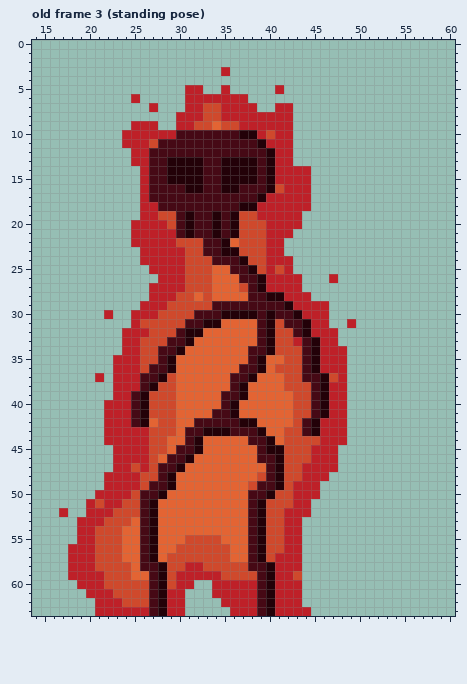
One commit to this pixel-art file: spriteAseprite/persoPrincipal.aseprite. The picture above was drawn from the file before the commit.
64x64 pixels, 25 frames. Shown: old frame 3 (standing pose): x 14..60, y 0..63. The commit also changed other frames, which this record leaves out.
The same view after the edit:
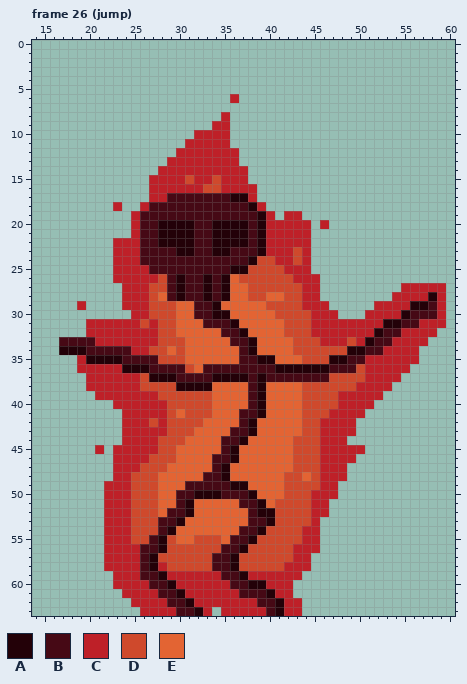
Palette (. is transparent): A #230108  B #460915  C #be2028  D #cf492c  E #e36433
A new or re-ordered frame is compared with the old frame closest to it.
From old to new:
frames 25 -> 38
--- frame 26 (jump) is new; against old frame 3 (standing pose), layers "silhouette", "Layer 1"
@@ x 14..60 @@
  2 ...............................................
- 3 .....................C.........................
+ 3 ...............................................
  4 ...............................................
- 5 .................CC..C.....C...................
- 6 ...........C.....CCCCCCC.......................
- 7 .............C...CCDDCCCC..CC..................
- 8 ................CCCDDCCCCCCCC..................
- 9 ...........CCC..CCDDEDDCCCCCC..................
-10 ..........CCCCCCBBBBBBBAACDCC..................
-11 ..........CCCDBBBBBBBBBBBACCC..................
-12 ...........CCBBBBBBBBBBBBBACC..................
-13 ...........CCBBAAAABBAAAABACC..................
-14 ............CBBAAAABBAAAABACCCC................
-15 ............CBBAAAABBAAAABACCCC................
-16 ............CBBBBAABBAABBBADCCC................
-17 ............CBBBBBBBBBBBBACCCCC................
-18 ............CCBBBBBBBBBAACCCCCC................
-19 ............CCDDBABBABADDCCCCC.................
-20 ...........CCCCDBABBABADDDCCCC.................
-21 ...........CCCCCBABBABADDDCCC..................
-22 ...........CCCCCDDDBBAEDDDCC...................
-23 ............CCCCCDDBBAADDDCC...................
-24 ............CCCCCDDDBBBADDCCC..................
-25 .............CCCCDDDEEBBADCDC..................
-26 ..............CCCDDDEEEBBACCCC...C.............
-27 .............CCCCDDDEEEDBACCCC.................
-28 .............CCCDDEDEEEEBBAACCC................
-29 ............CCCDDDDDBBBBBBBBACCCC..............
-30 ........C..CCCDDDDBBBAAAABABBACCC..............
-31 ...........CDDDDDBBAAEEEEBADBBACC..C...........
-32 ..........CCCDDDBAAEEEEEEBADDBACCC.............
-33 ..........CCDDDBBAEEEEEEEBADDCBACC.............
-34 ..........CCDDBBAEEEEEEEBBADDDBACCC............
-35 .........CCCDDBAEEEEEEEEBAEEDDBACCC............
-36 .........CCCDBBAEEEEEEEBBAEDDDBACCC............
-37 .......C.CCCBBADEEEEEEBBAEEEDDBBADC............
-38 .........CCCBADDEEEEEEBAEEEEDDDBACC............
-39 .........CCBADDDEEEEEBBAEEEEEDDBACC............
-40 ........CCCBADDDEEEEEBAEEEEEEDDBACC............
-41 ........CCCBADDDEEEEBBAEEEEEEDDBACC............
-42 ........CCCBAEDDEEBBBBBAAEEEEDBACCC............
-43 ........CCCCCDDDEBBAAABBBAEEDDBACCC............
-44 ........CCCCCDDEEBAEEEEEBBAEDDDDCCC............
-45 .........CCCCDDEBBAEEEEEEBAADDDCCC.............
-46 .........CCCCDEBBAEEEEEEEBBADDDCCC.............
-47 .........CCDCDBBAEEEEEEEEEBADDCCCC.............
-48 ........CCCCDDBAEEEEEEEEEDBADDCCC..............
-49 ........CCCCDBBAEEEEEEEEDBBADCCC...............
-50 .......CCCCDBBAEEEEEEEEEBBADDCCC...............
-51 ......CDCCDDBAEEEEEEEEEEBADDDCC................
-52 ...C..CCCDDDBAEEEEEEEEEEBADDCCC................
-53 .....CCCDDDEBAEEEEEEEEEEBADDCC.................
-54 .....CCDDDEEBAEEEEEEEEEEBADDCC.................
-55 .....CCDDDEEBAEEEDDDDEEEBADDCC.................
-56 ....CCCDDDEEBAEEDDDDDDEEBADDCC.................
-57 ....CCCDDDEEBAEDDDDDDDEEBADCCC.................
-58 ....CCCDDDDEBBADDCCDDDDDBBACCC.................
-59 ....CCCCDDDEEBADCCCCCDDDDBACCD.................
-60 .....CCCDDDDDBADCC..CCCCCBACCC.................
-61 ......CCCDDDDBACC...CCCCCBACCC.................
-62 .......CCCDDDBACC....CCCCBACCC.................
-63 .......CCCCCCBACC.....CCCBACCCC................
+ 5 ...............................................
+ 6 ......................C........................
+ 7 ...............................................
+ 8 .....................C.........................
+ 9 ....................CC.........................
+10 ..................CCCC.........................
+11 .................CCCCC.........................
+12 ................CCCCCCC........................
+13 ...............CCCCCCCC........................
+14 ..............CCCCCCCCCC.......................
+15 .............CCCCDCCDCCC.......................
+16 .............CCCCCCDDCCCC......................
+17 .............CCBBBBBBBAAC......................
+18 .........C..CBBBBBBBBBBBAC.....................
+19 ...........CBBBBBBBBBBBBBAC.CC.................
+20 ...........CBBAAAABBAAAABACCCCC.C..............
+21 ...........CBBAAAABBAAAABACCCCC................
+22 .........CCCBBAAAABBAAAABACCCCC................
+23 .........CCCBBBBAABBAABBBACCCDC................
+24 .........CCCBBBBBBBBBBBBADDCCDC................
+25 .........CCCCBBBBBBBBBAADDDDCCC................
+26 .........CCCCCDBABBABAEDDDDDDCCC...............
+27 ..........CCCDDBABBABAEEDDDDDDCC.........CCCCC.
+28 ..........CCCDEBABBABAEEDDEEDDCC........CCCCAC.
+29 .....C....CCCDDDEEBBAEEEEEDDDDCCC.....CCCCAABC.
+30 ...........CCDDDEEBBAAEEEEEDDDDCCC...CCCCABBBC.
+31 ......CCCCCCDCDDEEEBBBAEEEEEDDDCCCCCCCCAABBCCC.
+32 ......CCCCCCCCDDEEEEEBBAEEEEDDDCCCCCCCABBCCCC..
+33 ...BBBBCCCCCCCDDDEEEEEBBAEEEEDDDCCCDCABBCCCC...
+34 ...AAABBBBBCCDDEDEEEEEEBAEEEEDDDDDDAABBCCCC....
+35 .....CAAAABBBBDDDEEEEEEBBAAEEEDDDAABBCCCCCC....
+36 .....CCCCCAAABBBBDEBBBBBBBBAAAAAABBBDCCCCC.....
+37 ......CCCCCCDAAABBBBAAAABABBBBBBBDDDDCCCC......
+38 ......CCCCCCDDDDAAAAEEEEBAEEEEDDDDDDCCCC.......
+39 .......CCCCCCCDDDDDDEEEEBAEEEEDDDDCCCCC........
+40 .........CCCCCCDDDDDEEEEBAEEEEDDDDCCCC.........
+41 ..........CCCCCDEDDDEEEBBAEEEEDDDCCCC..........
+42 ..........CCCDCDDDDEEEEBAEEEEEDDCCCC...........
+43 ..........CCCCCDDDEEEEBBAEEEEEDDCCCC...........
+44 ..........CCCCDDDEEEEBBAEEEEEDDDCCC............
+45 .......C.CCCCCDDEEEEEBAEEEEEEDDDCCCCC..........
+46 .........CCCCDDDEEEEBBAEEEEEEDDDCCCC...........
+47 .........CCCDDDEEEEEBAEEEEEEEDDDCCC............
+48 .........CCDDDEEEEEBBAEEEEEEDDEDCCC............
+49 ........CCCDDDEEEBBBBBAAEEEEDDDDCC.............
+50 ........CCCDDDEEBBAAABBBAEEEDDDCCC.............
+51 ........CCCDDDEEBAEEEEEBBAEDDDDCC..............
+52 ........CCCDDDEBBAEEEEEEBAADDDDCC..............
+53 ........CCCDDDBBAEEEEEEEBBADDDDC...............
+54 ........CCCDDDBAEEEEEEEBBADDDDCC...............
+55 ........CCCDDBADEEDDDEBBADDDDDCC...............
+56 ........CCCCBBADDDDDDBBADDDDDCCC...............
+57 ........CCCCBADDDDDDBBADDDDDDCC................
+58 ........CCCCBACDDDDDBBADDDDDCCC................
+59 .........CCCBBACCCCCCBBACCCCCC.................
+60 .........CCCCBBACCCCCCBBAACCC..................
+61 ..........CCCCBBACCCCCCBBBACC..................
+62 ...........CCCCBBACCCCCCCBBACC.................
+63 ............CCCCBBAC.CCCCCBACC.................
